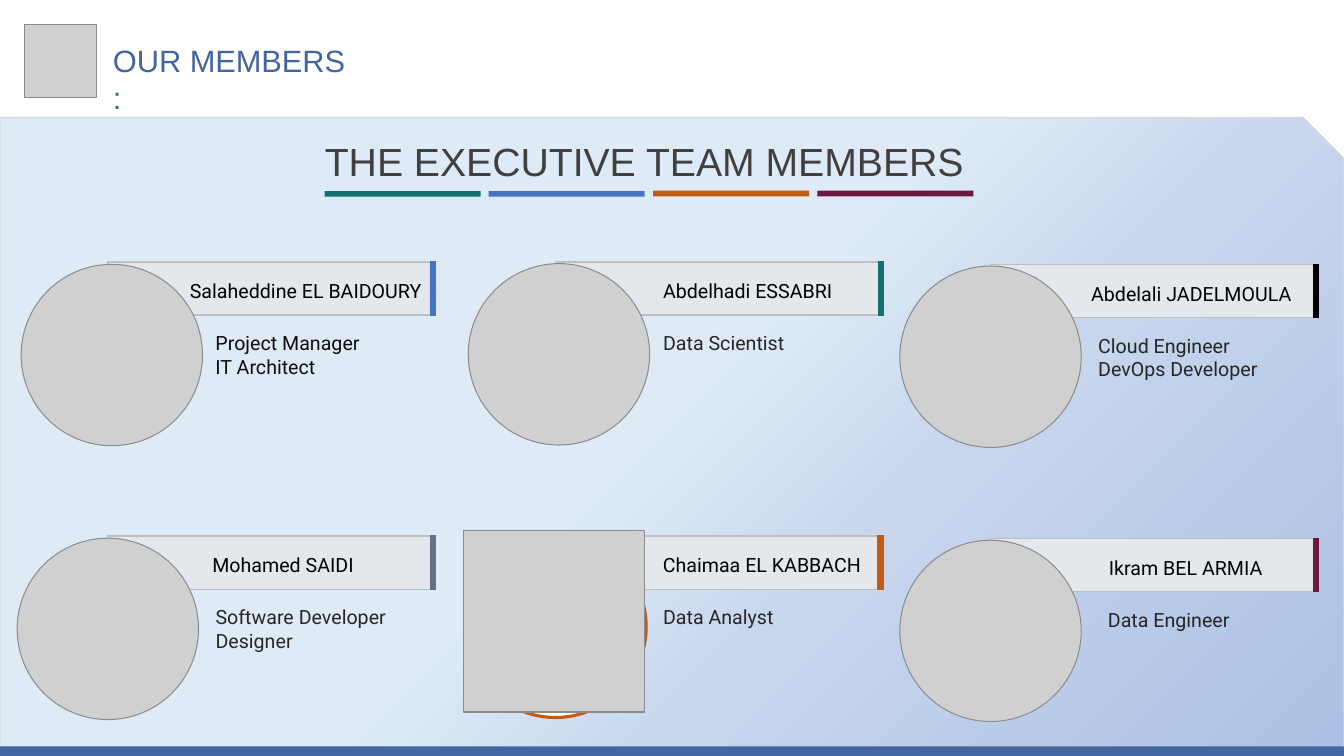
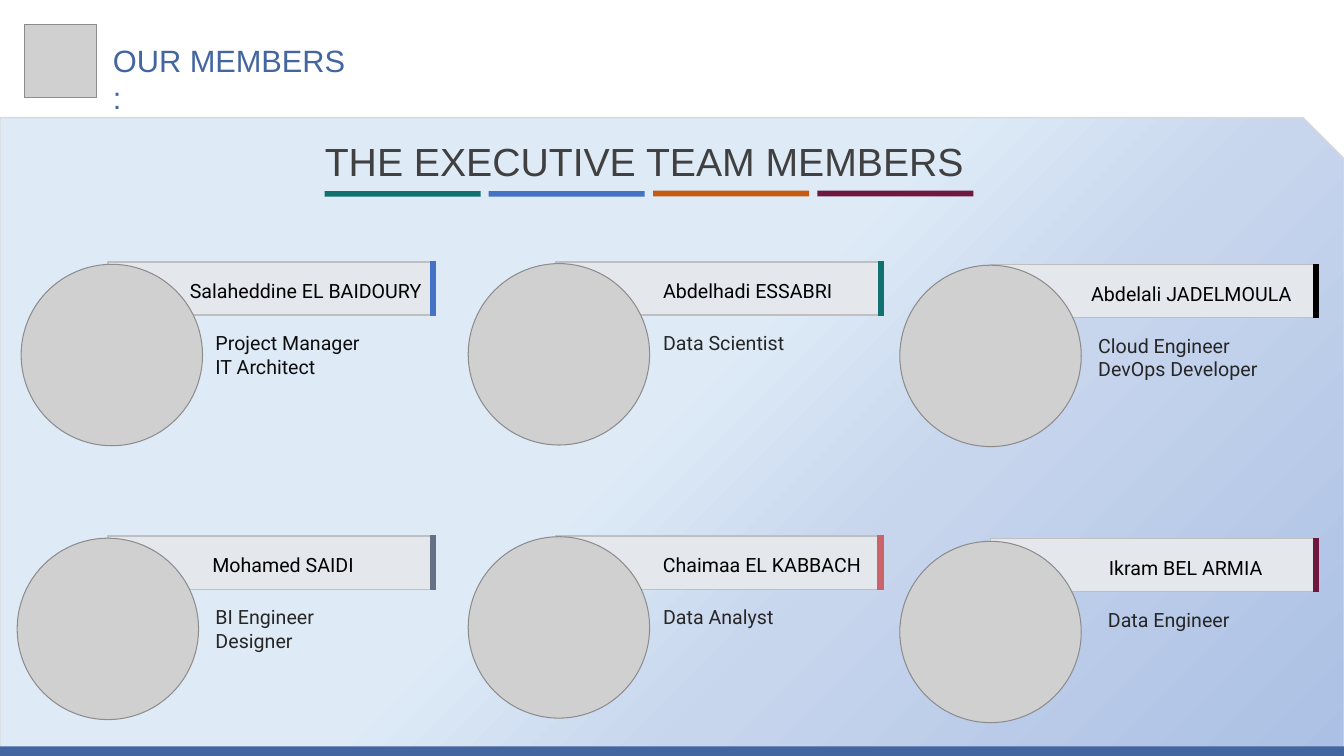
Before and after one commit to MiSalah/Real-Time-Data-Streaming-Analytics-System-for-tracking-Pedestrians, a slide deck: slide 3 of Progress' Presentations/Etat d'avancement - S1.pptx. Drawn at 1344x756 pixels with LibreOffice and Linux fonts; fonts in the diff are those of the drawing; grey boxes stand for pictures. Boxes give left, top, right and bottom in pixels: in the first picture for what was removed or moved away, otherwise in the second. Text is boxed around its words. In the diff, an @@ line names an element or a change of style, - is before the commit and + after.

```diff
--- a/Progress' Presentations/Etat d'avancement - S1.pptx
+++ b/Progress' Presentations/Etat d'avancement - S1.pptx
@@ ellipse removed at bbox=[465, 536, 646, 718] @@
@@ picture: place and size @@
-picture at bbox=[464, 530, 645, 712]
+picture at bbox=[469, 536, 650, 718]
@@ rectangle at bbox=[878, 536, 883, 590]: fill #C55A11 to #CA646A; outline #C55A11 1 pt to #CA646A 1 pt @@
@@ text at bbox=[215, 610, 314, 628]: text changed @@
-Software Developer
+BI Engineer
```
Also in this commit, not shown: 4 other slides changed.
